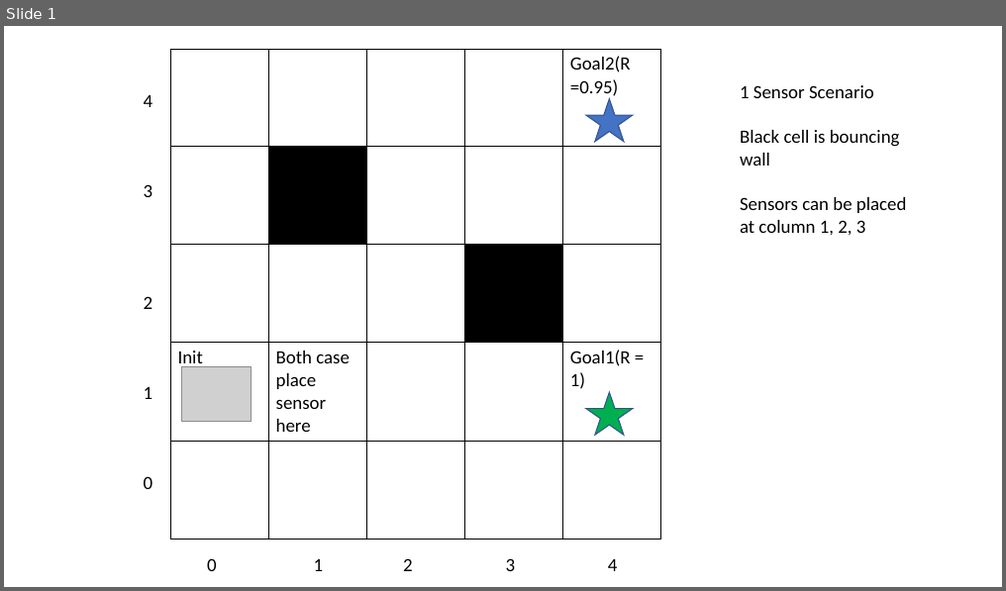
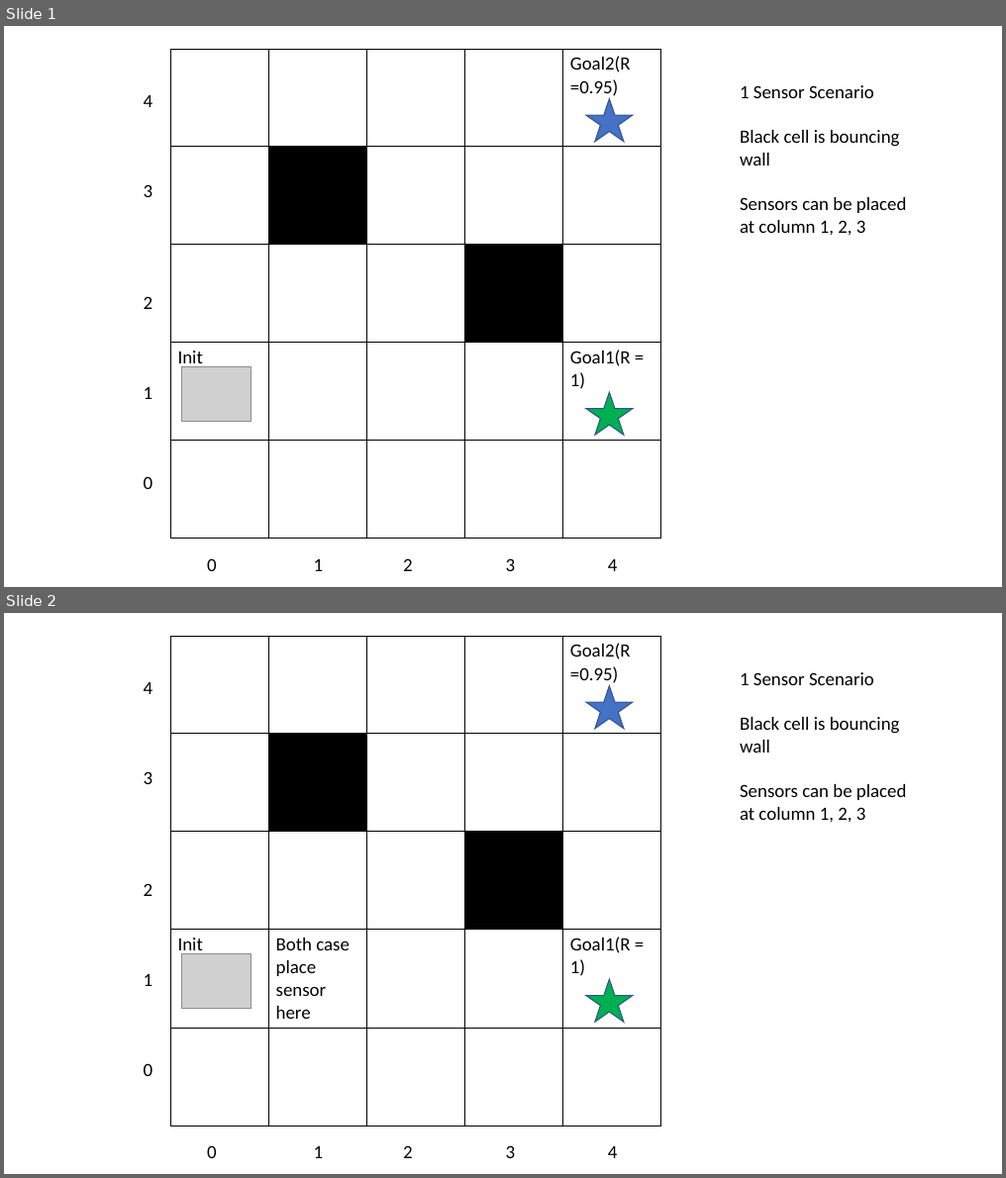
Before and after one commit to alexalvis/RobustSensorAllocation, a slide deck: Presentation1.pptx. Shown one above the other, each under a label of ours: slide 1 before the commit, slides 1 and 2 after it. The pictures are 1006x591 and 1006x1178 pixels, drawn with LibreOffice and Linux fonts; fonts in the diff are those of the drawing; grey boxes stand for pictures. Boxes give left, top, right and bottom in pixels: in the first picture for what was removed or moved away, otherwise in the second. Text is boxed around its words. In the diff, an @@ line names an element or a change of style, - is before the commit and + after.

Commit message:
small modify

```diff
--- a/Presentation1.pptx
+++ b/Presentation1.pptx
@@ slide 1 added at [4,26,1002,587], background #FFFFFF @@
@@ table added at [170,49,660,538], 5 rows, 5 columns @@
+ |  |  |  | Goal2(R =0.95)
+ |  |  |  | 
+ |  |  |  | 
+Init |  |  |  | Goal1(R = 1)
+ |  |  |  | 
@@ text added at [144,95,153,489], 18 pt, text #000000 @@
+4
+3
+2
+1
+0
@@ star added at [586,98,633,141], fill #4472C4, outline #325491 1 pt @@
@@ text added at [740,85,907,236], 18 pt, text #000000 @@
+1 Sensor Scenario
+Black cell is bouncing wall
+Sensors can be placed at column 1, 2, 3
@@ picture added at [181,367,251,421] @@
@@ star added at [586,393,633,436], fill #00B050, outline #325491 1 pt @@
@@ text added at [207,559,618,571], 18 pt, text #000000 @@
+0 1 2 3 4
@@ what was slide 1 is now slide 2 @@
```
